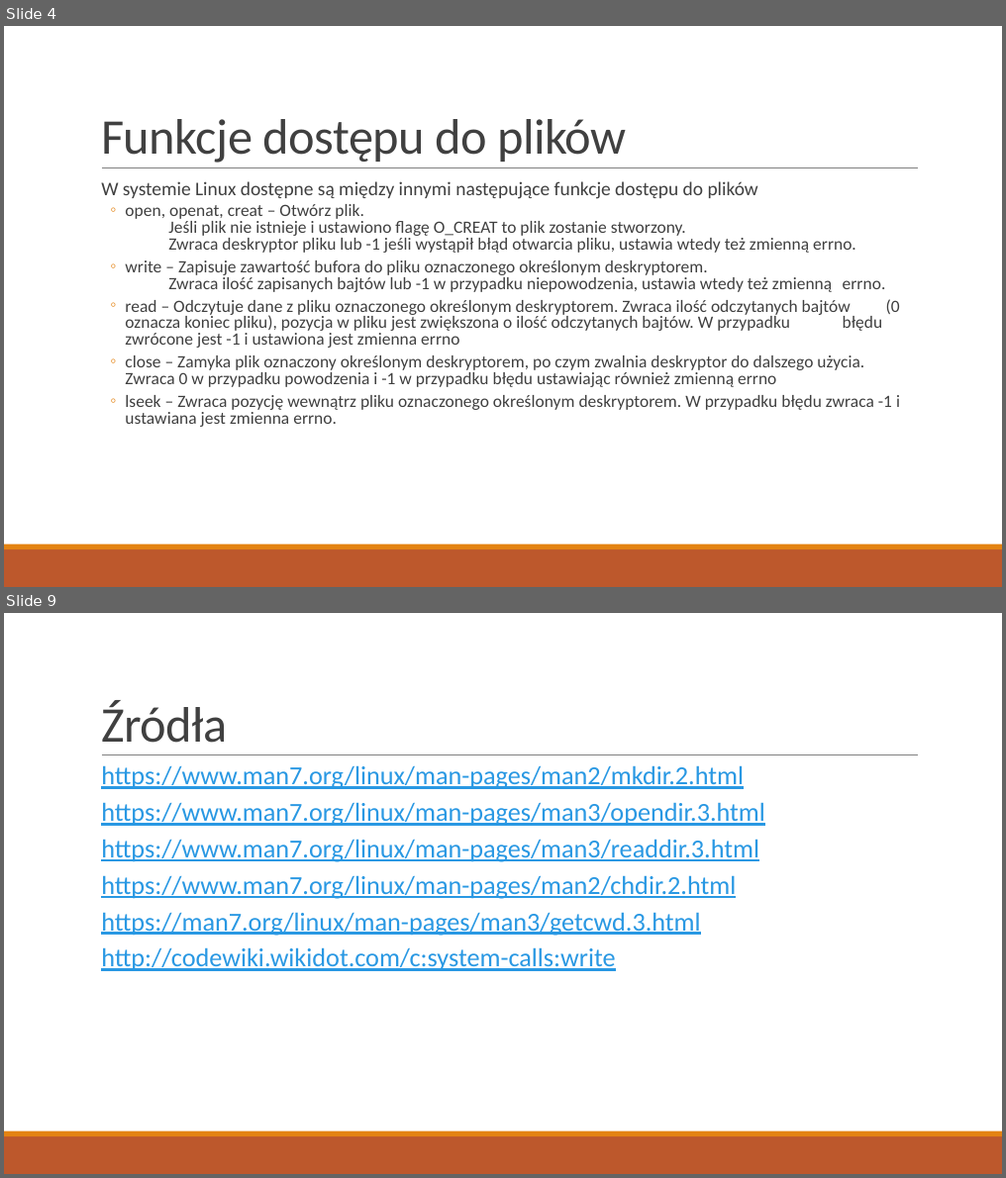
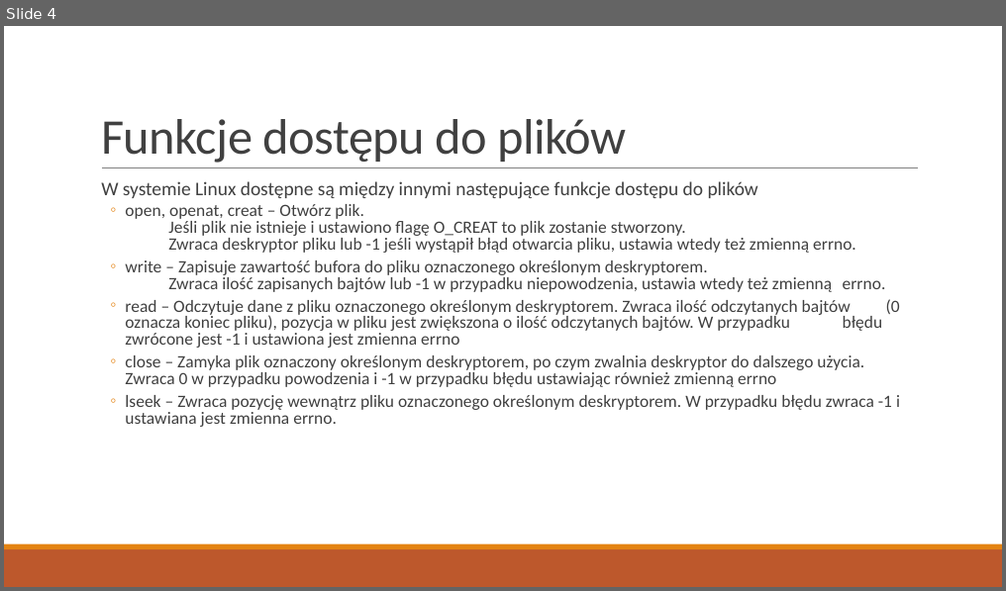
Before and after one commit to Epacik/ZaliczenieSystemowOperacyjnych, a slide deck: Projekt - Damian Kuśmierz.pptx. Shown one above the other, each under a label of ours: slides 4 and 9 before the commit, slide 4 after it; the slides between them are not shown. The pictures are 1006x1178 and 1006x591 pixels, drawn with LibreOffice and Linux fonts; fonts in the diff are those of the drawing. Boxes give left, top, right and bottom in pixels: in the first picture for what was removed or moved away, otherwise in the second. Text is boxed around its words. In the diff, an @@ line names an element or a change of style, - is before the commit and + after.

```diff
--- a/Projekt - Damian Kuśmierz.pptx
+++ b/Projekt - Damian Kuśmierz.pptx
@@ slide 9 removed at [4, 613, 1002, 1174], background #FFFFFF; not listed: 3 template elements that a slide beside it also shows @@
@@ title removed at [101, 700, 227, 743] @@
-Źródła
@@ text removed at [101, 765, 765, 971] @@
-  https://www.man7.org/linux/man-pages/man2/mkdir.2.html
-  https://www.man7.org/linux/man-pages/man3/opendir.3.html
-  https://www.man7.org/linux/man-pages/man3/readdir.3.html
-  https://www.man7.org/linux/man-pages/man2/chdir.2.html
-  https://man7.org/linux/man-pages/man3/getcwd.3.html
-  http://codewiki.wikidot.com/c:system-calls:write
```
Also in this commit, not shown: 1 slide changed, 1 slide added, 3 other slides removed, 1 other file.
